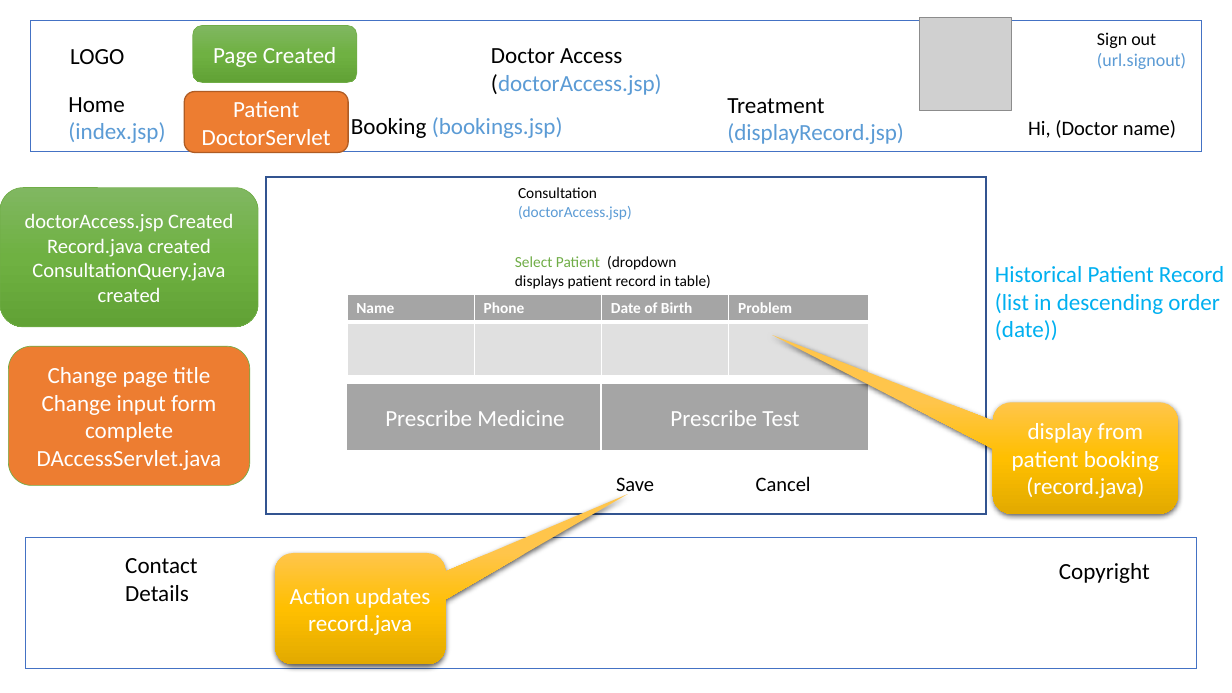
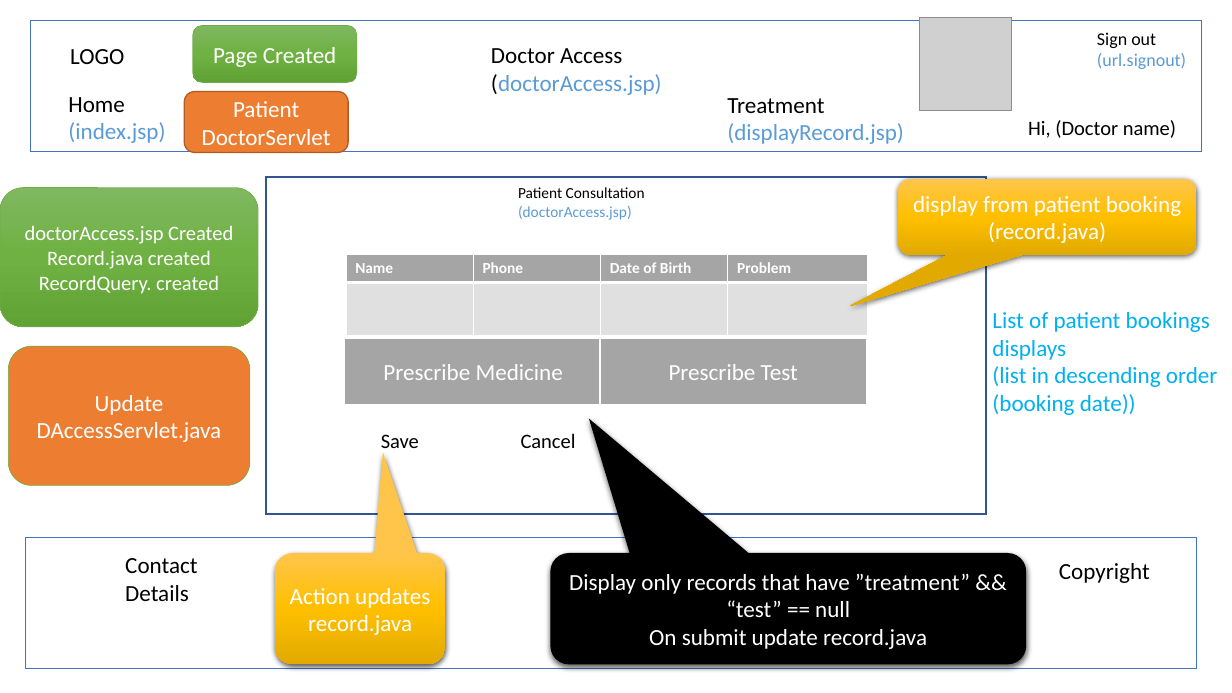
Before and after one commit to aaliceinw/ttagn2, a slide deck: slide 10 of Hospital Management Designv2.pptx. Drawn at 1232x693 pixels with LibreOffice and Linux fonts; fonts in the diff are those of the drawing; grey boxes stand for pictures. Boxes give left, top, right and bottom in pixels: in the first picture for what was removed or moved away, otherwise in the second. Text is boxed around its words. In the diff, an @@ line names an element or a change of style, - is before the commit and + after.

Commit message:
Hospital GN2
Full project
All code is written
To do
1 - PatientAccess and PatientQuery need to be rectified - select from patient, write to record.
2. Test users and servlet error handling
3.clean up CSS
4. Update documentation

```diff
--- a/Hospital Management Designv2.pptx
+++ b/Hospital Management Designv2.pptx
@@ text removed at box(351, 117, 563, 138) @@
-Booking (bookings.jsp)
@@ rounded speech box "display from patient booking (record.java)" at box(898, 178, 1197, 254): proportions changed @@
@@ rounded speech box "display from patient booking (record.java)": place and size @@
-rounded speech box "display from patient booking (record.java)" at box(994, 402, 1178, 514)
+rounded speech box "display from patient booking (record.java)" at box(898, 178, 1197, 254)
@@ text at box(518, 187, 645, 198): text changed @@
-Consultation
+Patient Consultation
@@ table: place and size @@
-table at box(348, 294, 870, 375)
+table at box(347, 255, 869, 336)
@@ text removed at box(515, 256, 711, 289) @@
-Select Patient (dropdown displays patient record in table)
@@ text in rounded rectangle at box(39, 275, 219, 294): text changed @@
-ConsultationQuery.java created
+RecordQuery. created
@@ text at box(992, 312, 1218, 415): text changed @@
-Historical Patient Record (list in descending order (date))
+List of patient bookings displays
+(list in descending order (booking date))
@@ rectangle "Prescribe Medicine": place and size @@
-rectangle "Prescribe Medicine" at box(347, 384, 604, 451)
+rectangle "Prescribe Medicine" at box(345, 338, 603, 406)
@@ rectangle "Prescribe Test": place and size @@
-rectangle "Prescribe Test" at box(602, 384, 869, 451)
+rectangle "Prescribe Test" at box(600, 338, 867, 406)
@@ text in rounded rectangle at box(37, 395, 222, 442): text changed @@
-Change page title
-Change input form
-complete DAccessServlet.java
+Update DAccessServlet.java
@@ text "Save": place and size @@
-text "Save" at box(616, 477, 654, 497)
+text "Save" at box(381, 434, 419, 454)
@@ text "Cancel": place and size @@
-text "Cancel" at box(756, 476, 811, 491)
+text "Cancel" at box(521, 433, 576, 448)
@@ rounded speech box "Action updates record.java" at box(274, 554, 445, 665): proportions changed @@
@@ rounded speech box added at box(551, 554, 1027, 665), fill #000000, 18 pt, text #FFFFFF @@
+Display only records that have ”treatment” && “test” == null
+On submit update record.java
```
Also in this commit, not shown: 2 other slides changed, 1 slide added, 58 other files.
